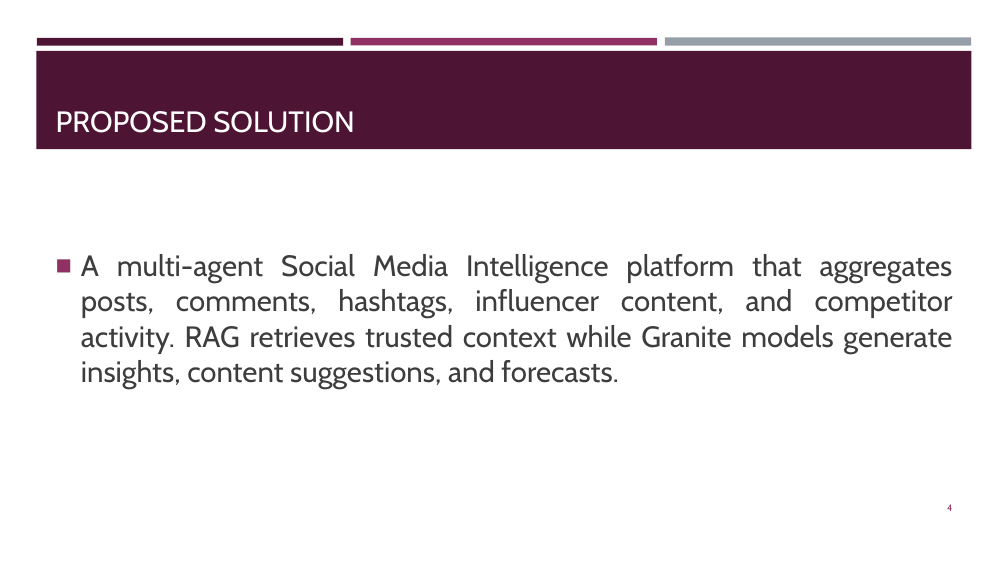
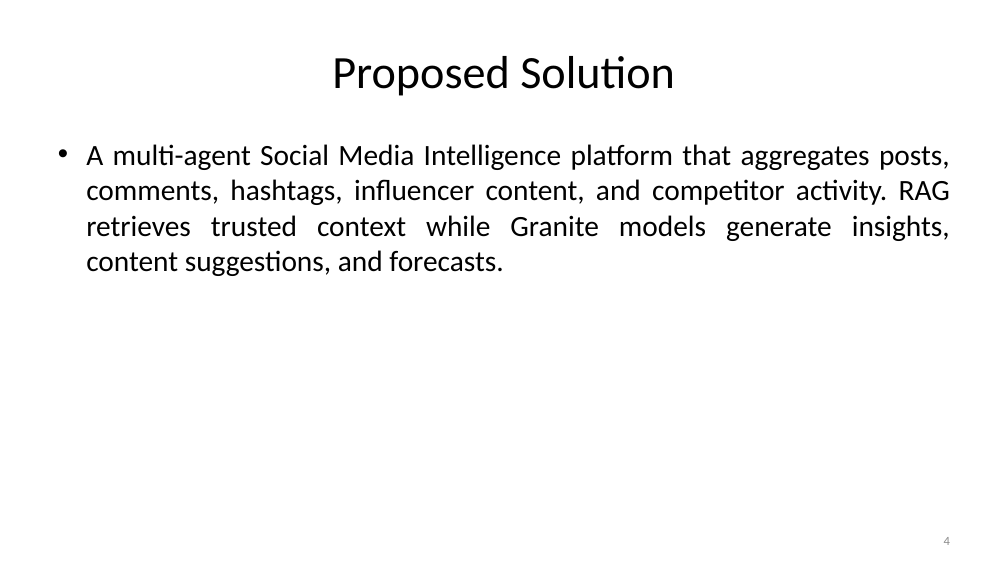
Before and after one commit to keyurbrahmbhatt-eng/social-media-agent-repo, a slide deck: slide 4 of KNB_Social_Media_Agent_Formatted_Presentation.pptx. Drawn at 1008x567 pixels with LibreOffice and Linux fonts; fonts in the diff are those of the drawing. Boxes give left, top, right and bottom in pixels: in the first picture for what was removed or moved away, otherwise in the second. Text is boxed around its words. In the diff, an @@ line names an element or a change of style, - is before the commit and + after.

```diff
--- a/KNB_Social_Media_Agent_Formatted_Presentation.pptx
+++ b/KNB_Social_Media_Agent_Formatted_Presentation.pptx
@@ title "Proposed Solution" at (332,56,675,96): vertical alignment bottom to middle @@
@@ rectangle removed at (36,51,972,149) @@
@@ rectangle removed at (37,38,343,45) @@
@@ title at (332,56,675,96): text changed; size 28 to 44 pt; font Cabin to Calibri; text colour #FFFFFF to #000000 @@
-PROPOSED SOLUTION
+Proposed Solution
@@ rectangle removed at (351,38,657,45) @@
@@ rectangle removed at (665,38,971,46) @@
@@ text "A multi-agent Social Media Intelligence ...": place and size @@
-text "A multi-agent Social Media Intelligence ..." at (81,254,953,389)
+text "A multi-agent Social Media Intelligence ..." at (86,144,950,276)
@@ text "A multi-agent Social Media Intelligence ..." at (86,144,950,276): font Cabin to Calibri, text colour #3D3D3D to #000000; bullet ■ to •; less space between paragraphs; vertical alignment middle to top @@
@@ page number: place and size @@
-page number at (947,504,952,511)
+page number at (944,537,950,545)
@@ page number at (944,537,950,545): size 9 to 12 pt, font Cabin to Calibri, text colour #903163 to #8C8C8C @@
```
Also in this commit, not shown: 13 other slides changed.
